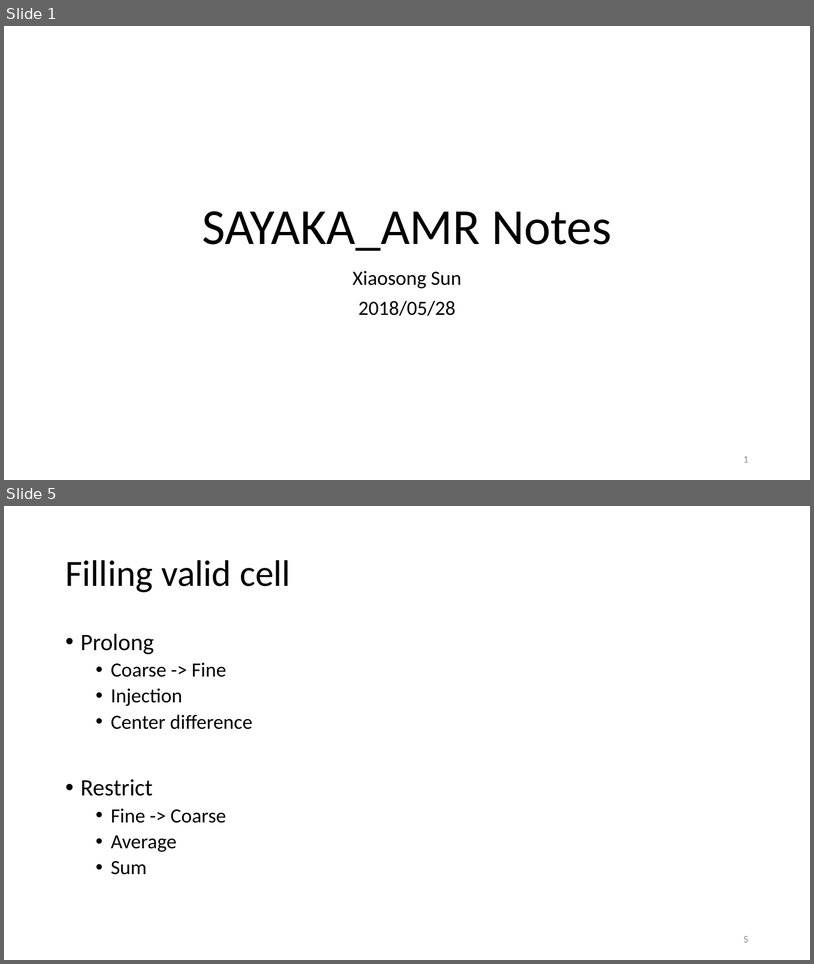
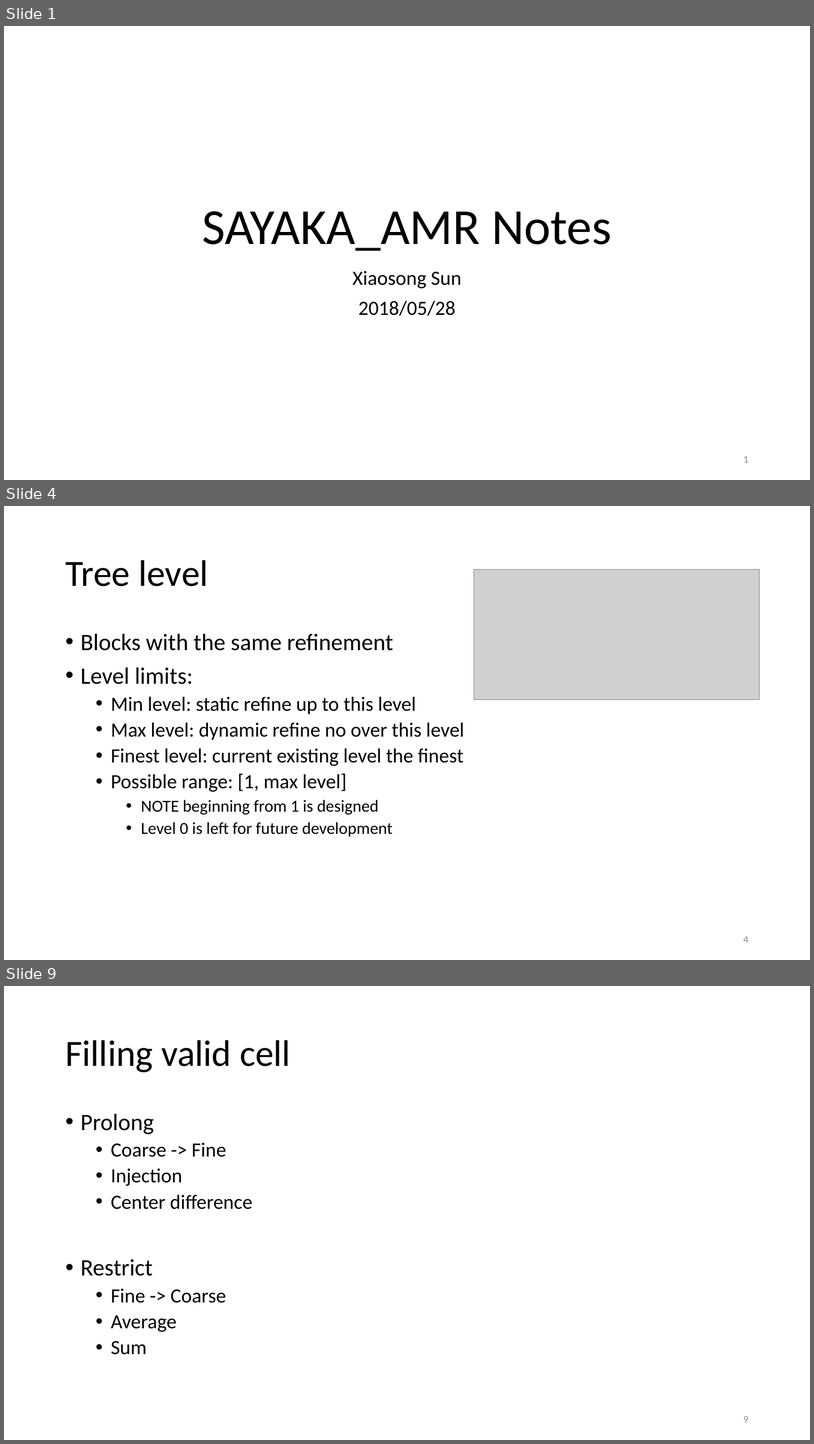
Before and after one commit to haloless/SayakaAmr, a slide deck: doc/note_sayaka.pptx. Shown one above the other, each under a label of ours: slides 1 and 5 before the commit, slides 1, 4 and 9 after it; the slides between them are not shown. The pictures are 814x964 and 814x1444 pixels, drawn with LibreOffice and Linux fonts; fonts in the diff are those of the drawing; grey boxes stand for pictures. Boxes give left, top, right and bottom in pixels: in the first picture for what was removed or moved away, otherwise in the second. Text is boxed around its words. In the diff, an @@ line names an element or a change of style, - is before the commit and + after.

```diff
--- a/doc/note_sayaka.pptx
+++ b/doc/note_sayaka.pptx
@@ slide 4 added at [4, 506, 810, 960], background #FFFFFF @@
@@ title added at [65, 560, 208, 586], 44 pt, text #000000 @@
+Tree level
@@ picture added at [474, 570, 760, 700] @@
@@ text added at [81, 633, 465, 837], 24 pt, text #000000 @@
+• Blocks with the same refinement
+• Level limits:
+  • Min level: static refine up to this level
+  • Max level: dynamic refine no over this level
+  • Finest level: current existing level the finest
+  • Possible range: [1, max level]
+    • NOTE beginning from 1 is designed
+    • Level 0 is left for future development
@@ page number added at [744, 936, 749, 942], 12 pt, text #8C8C8C @@
+4
@@ what was slide 5 is now slide 9 @@
@@ page number at [744, 1416, 749, 1422]: text changed @@
-5
+9
```
Also in this commit, not shown: 3 slides changed, 6 other slides added, 1 slide removed, 22 other files.
